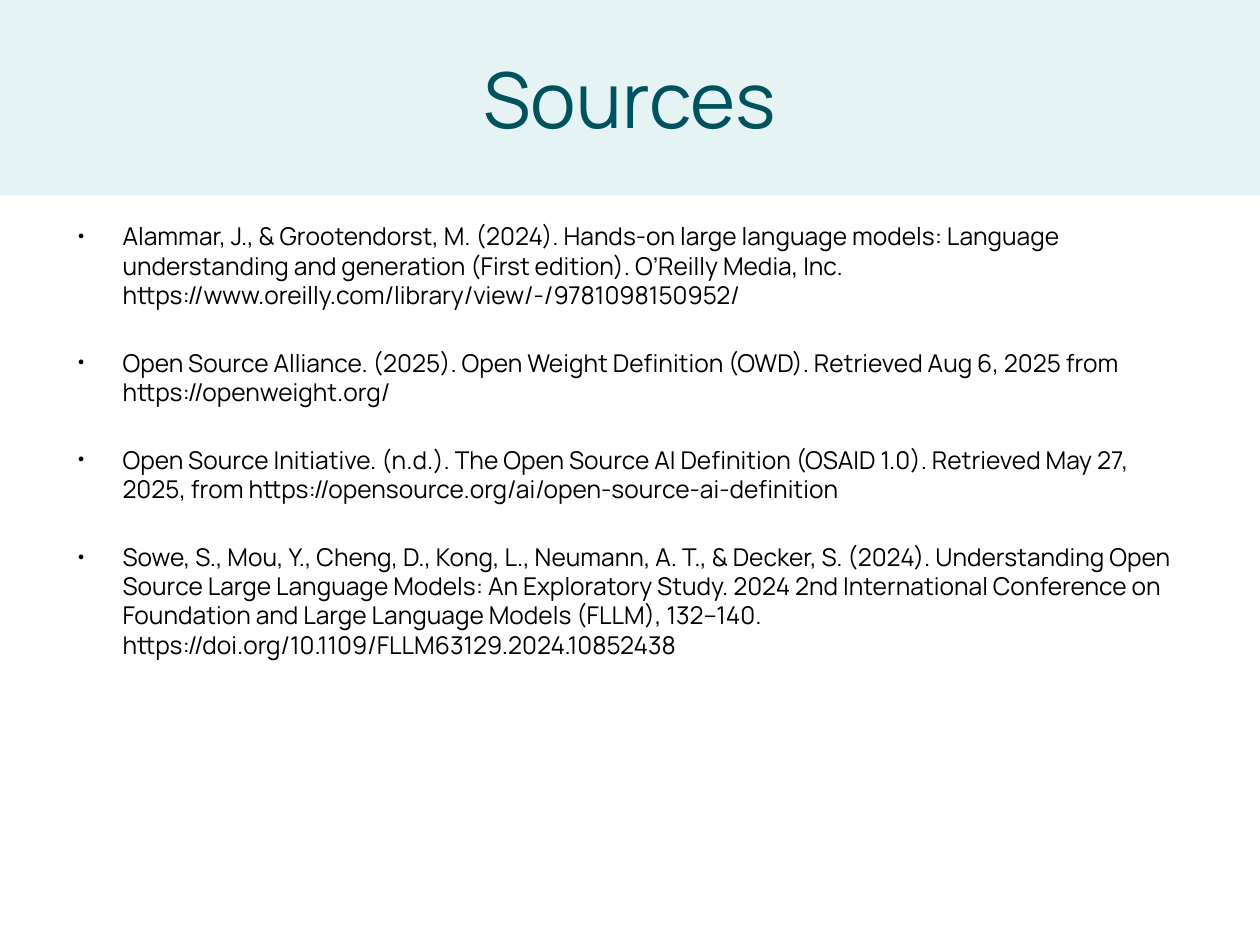
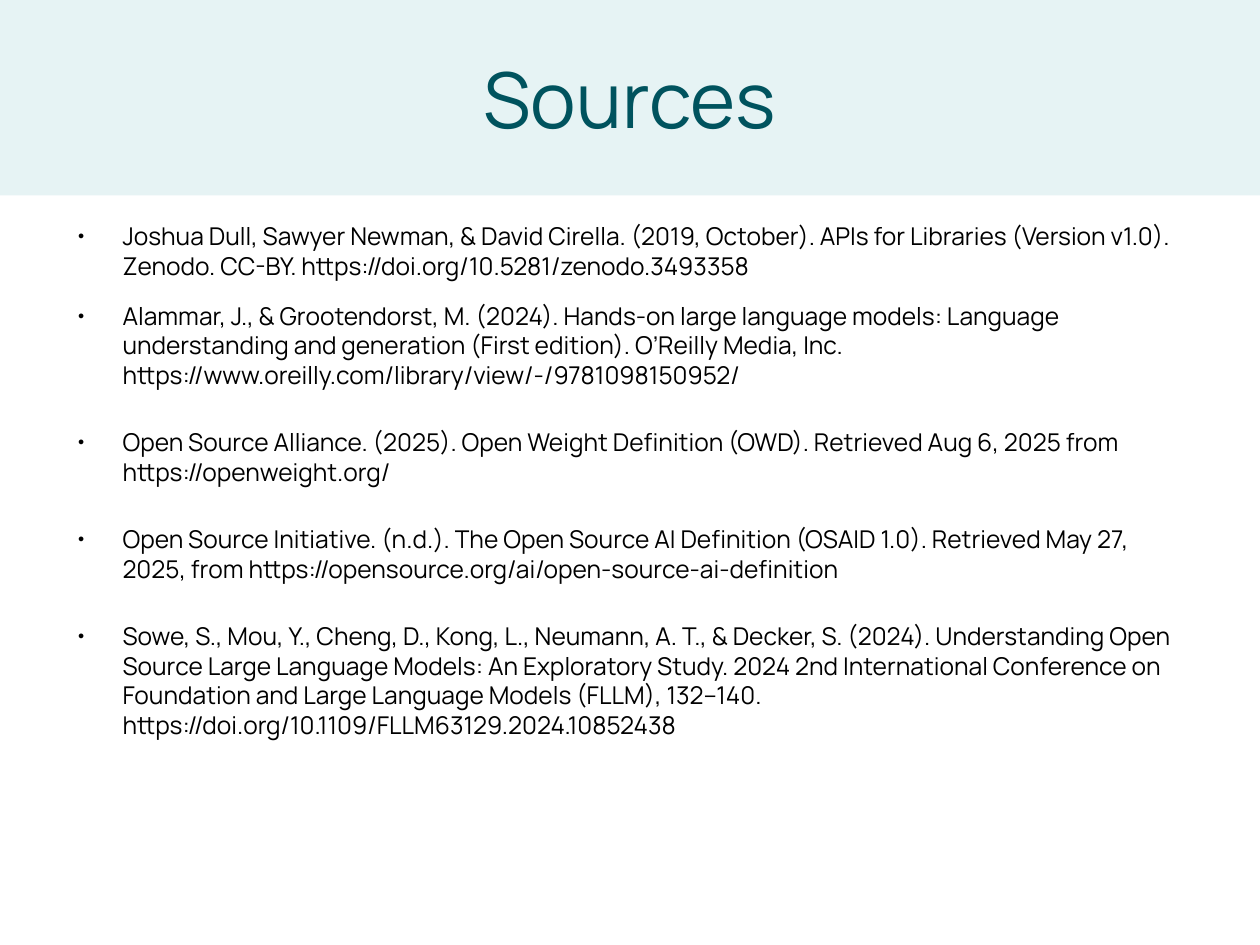
Before and after one commit to liowalter/open-refine-libreabc2025, a slide deck: slide 22 of presentation/openrefine-libreABC2025.odp (slide 17 before the commit). Drawn at 1260x945 pixels with LibreOffice and Linux fonts; fonts in the diff are those of the drawing. Boxes give left, top, right and bottom in pixels: in the first picture for what was removed or moved away, otherwise in the second. Text is boxed around its words. In the diff, an @@ line names an element or a change of style, - is before the commit and + after.

```diff
--- a/presentation/openrefine-libreABC2025.odp
+++ b/presentation/openrefine-libreABC2025.odp
@@ text at (x1=123, y1=224, x2=1170, y2=281): paragraph added @@
+● Joshua Dull, Sawyer Newman, & David Cirella. (2019, October). APIs for Libraries (Version v1.0). Zenodo. CC-BY. https://doi.org/10.5281/zenodo.3493358
```
Also in this commit, not shown: 3 other slides changed, 5 slides added, 1 other file.
